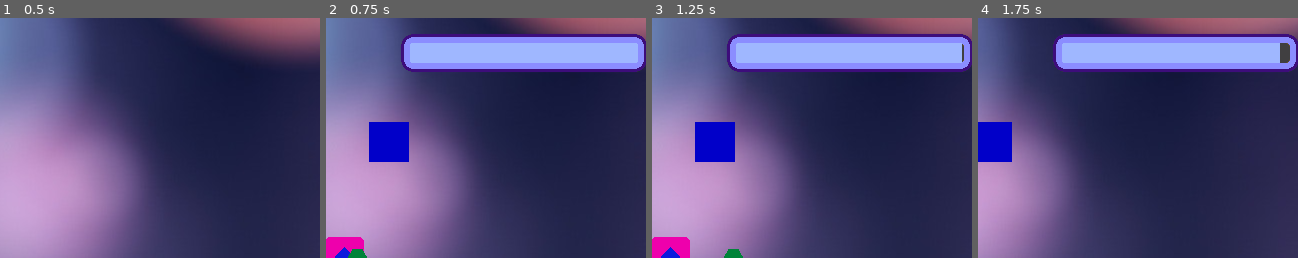
Above: before the commit, frames 1-4 (left to right).
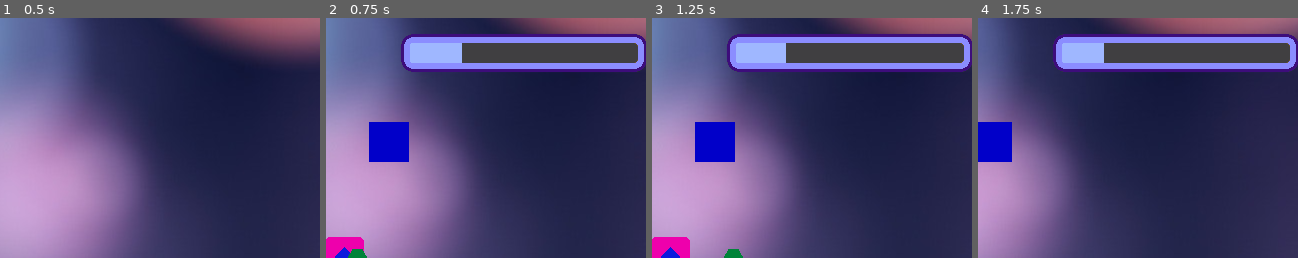
Above: after the commit, the same moments.

Repository: rikkiprince/ggj19-yyc-home
Game: Godot game, scene res://MainScene.tscn
Two runs of this game, one before a commit and one after it. Both use one fixed random seed, a clock stepped at 60 frames per second and the inputs below.
Inputs:
- Up to frame 1 (0.5 s): no input
- Up to frame 2 (0.75 s): tap Enter (ui_accept) at 0.5 s; hold D from 0.53 s (still down)
- Up to frame 3 (1.25 s): keep holding D; tap Enter (ui_accept) at 0.77 s
- Up to frame 4 (1.75 s): release D at 1.28 s; hold S from 1.28 s (still down); tap Enter (ui_accept) at 1.52 s
The pictures show only the part of the screen within x 47-97%, y 0-50%; the shares and areas given below are measured in that part.

Frame 1 is identical in both runs. In frame 2, 4.6% of the frame differs, in the area x 42-98%, y 10-19%; in frame 3, 4.6%, in the area x 41-97%, y 10-19%; in frame 4, 4.6%.

Commit message:
Adjust stamina handling and genericising PowerUp.

Diff:
--- a/godot-project/Home/Area2D.gd
+++ b/godot-project/Home/Area2D.gd
@@ -1,10 +1,15 @@
 extends Area2D
 
 func _on_Area2D_body_entered(body):
-	print(body)
 	if(body == get_node("../../Player/KinematicBody2D")):
-	# tell body to attempt to pick up (type of) object
+		# set the center of this home for player to glide towards
 		body.get_parent().center_of_home_vector = self.global_position
+
+		# initiate healing
+		print("Heal from Home")
+		body.get_parent().healing = true
+
+		# tell player to drop all carried objects
 		var dropped = body.get_parent().drop_object()
 		if(len(dropped) > 0):
 			print(dropped)
@@ -12,3 +17,13 @@
 			# stamina up
 			# play sound
 			pass
+
+
+func _on_Area2D_body_exited(body):
+	if(body == get_node("../../Player/KinematicBody2D")):
+		# ensure player isn't trying to glide back to center
+		body.get_parent().center_of_home_vector = null
+
+		# initiate healing
+		print("STOP healing")
+		body.get_parent().healing = false
--- a/godot-project/Home/Home.tscn
+++ b/godot-project/Home/Home.tscn
@@ -38,6 +38,7 @@
 texture_rotation_degrees = 0.0
 invert_enable = false
 invert_border = 100.0
+_sections_unfolded = [ "Visibility" ]
 
 [node name="InsideShape" type="Polygon2D" parent="OutsideShape" index="0"]
 
@@ -55,3 +56,5 @@
 invert_border = 100.0
 
 [connection signal="body_entered" from="Area2D" to="Area2D" method="_on_Area2D_body_entered"]
+
+[connection signal="body_exited" from="Area2D" to="Area2D" method="_on_Area2D_body_exited"]
--- a/godot-project/Player/KinematicBody2D.gd
+++ b/godot-project/Player/KinematicBody2D.gd
@@ -24,12 +24,13 @@
 	if (!paused):
 		# if (not in home):
 		get_parent().stamina -= 0.10
+		print(get_parent().stamina)
 		emit_signal("staminaSignal", get_parent().stamina)
 
 
 	# if (not in home):
-	if(get_parent().healing and get_parent().stamina < 100):
-		get_parent().stamina += 0.08
+	if(get_parent().healing and get_parent().stamina < get_parent().max_stamina):
+		get_parent().stamina += 0.5
 		emit_signal("staminaSignal", get_parent().stamina)
 	if(!get_parent().healing):
 		get_parent().stamina -= 0.01
--- a/godot-project/Player/Player.gd
+++ b/godot-project/Player/Player.gd
@@ -8,12 +8,14 @@
 var healing
 var center_of_home_vector = null
 
+export var max_stamina = 25
+
 export var max_object_capacity = 1
 var carried_objects = []
 
 func _ready():
 	joypad_vec = Vector2(0,0)
-	stamina = 100
+	stamina = max_stamina
 
 
 
@@ -35,13 +37,14 @@
 	var temp = carried_objects
 	carried_objects = []
 	if(len(temp) > 0):
+		max_stamina += len(temp)
 		get_parent().get_node("DropSound").play()
 	return temp
 
-func _on_Area2D_body_entered(body):
-	print("Heal")
-	healing = true;
-
-func _on_Area2D_body_exited(body):
-	print("Exit Heal")
-	healing = false;
+#func _on_Area2D_body_entered(body):
+#	print("Heal")
+#	healing = true;
+#
+#func _on_Area2D_body_exited(body):
+#	print("Exit Heal")
+#	healing = false;
--- a/godot-project/Player/Player.tscn
+++ b/godot-project/Player/Player.tscn
@@ -17,9 +17,10 @@
 custom_solver_bias = 0.0
 radius = 9.0
 
-[node name="Player" type="Node2D" index="0"]
+[node name="Player" type="Node2D"]
 
 script = ExtResource( 1 )
+max_stamina = 25
 max_object_capacity = 1
 
 [node name="KinematicBody2D" type="KinematicBody2D" parent="." index="0"]
--- a/godot-project/PowerUp/Area2D.gd
+++ b/godot-project/PowerUp/Area2D.gd
@@ -11,7 +11,7 @@
 func _on_Area2D_body_entered(body):
 	print("POWERUP")
 	print(body)
-	if(body == get_node("../../Player/KinematicBody2D")):
+	if(body == get_tree().get_root().get_node("MainScene/Player/KinematicBody2D")):
 		# tell body to attempt to pick up (type of) object
 		print(body.get_parent().name)
 		var picked_up = body.get_parent().pick_up_object(self, PICKUP.diamond)
